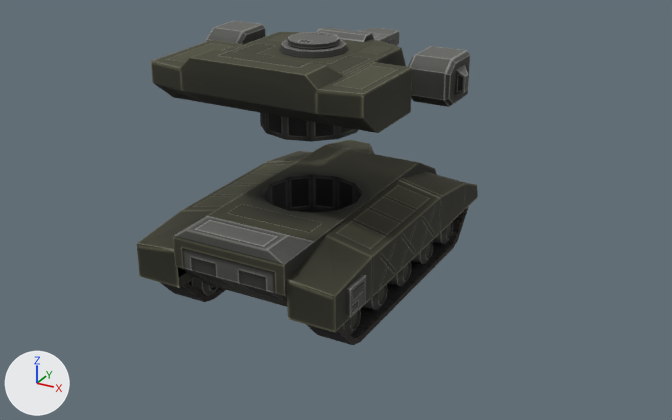
Renders of the FBX model Vehicles & NonMech/Bulldog/Bulldog_ex.FBX from each side of a commit.
Before and after are seen from a 50 mm camera at (1.369, -2.381, 1.427) aimed at (0.071, -0.02, 0.246). Arrows for +X, +Y and +Z are at lower left; the lights stay in place. Where no turn or scale is listed for an object, it has been applied to the vertices.

The first picture shows 'body', 'launcher_03', 'launcher_2', 'mantlet_1', 'trackl', 'trackr', 'turret', 'wheel13', 'wheel2', 'wheel3', 'wheel4', 'wheel5', 'wheel6'.
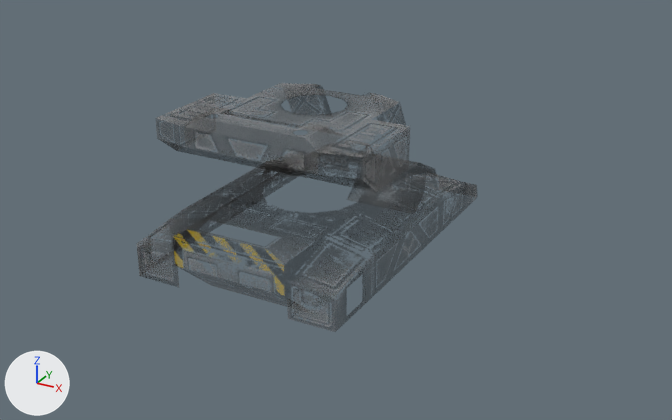
The change, as JSON lines over the scene's bpy script:
```json
{"op": "add", "block": "img_bulldog_1_mil_dds", "code": ["img_bulldog_1_mil_dds = load_image('Bulldog_1_MIL.dds', 'Bulldog_1_MIL.dds', 1024, 1024, 'sRGB')"]}
{"op": "add", "block": "img_bulldog_normals_dds", "code": ["img_bulldog_normals_dds = load_image('Bulldog_Normals.dds', 'Bulldog_Normals.dds', 1024, 1024, 'Non-Color')"]}
{"block": "mat_material__1", "where": "n2 = _N.new('ShaderNodeTexImage'); n2.name = 'Image Texture'"}
{"op": "set", "path": "n2.image", "old": "img_bulldog_png", "new": "img_bulldog_1_mil_dds"}
{"op": "add", "block": "mat_material__1", "code": "n3 = _N.new('ShaderNodeTexImage'); n3.name = 'Image Texture.002'"}
{"op": "add", "block": "mat_material__1", "code": "n3.image = img_bulldog_normals_dds"}
{"op": "add", "block": "mat_material__1", "code": "n4 = _N.new('ShaderNodeNormalMap'); n4.name = 'Normal Map'"}
{"op": "add", "block": "mat_material__1", "code": "n4.inputs[0].default_value = 0.3  # 'Strength'"}
{"block": "mat_material__1", "where": "n0 = _N.new('ShaderNodeBsdfPrincipled'); n0.name = 'Principled BSDF'"}
{"op": "add", "block": "mat_material__1", "code": "_L.new(n3.outputs[0], n4.inputs[1])  # 'Color' to 'Color'"}
{"op": "add", "block": "mat_material__1", "code": "_L.new(n4.outputs[0], n0.inputs[5])  # 'Normal' to 'Normal'"}
{"op": "set", "path": "ob_mantlet_1.location", "old": "(0.0, 0.33, 0.693)", "new": "(0.0, 0.251, 0.523)"}
{"op": "set", "path": "ob_turret.location", "old": "(0.0, 0.022, 0.676)", "new": "(0.0, 0.022, 0.507)"}
{"op": "set", "path": "ob_trackl.location", "old": "(0.252, 0.014, 0.096)", "new": "(0.508, 0.014, 0.096)"}
{"op": "set", "path": "ob_wheel5.location", "old": "(0.246, -0.148, 0.065)", "new": "(0.716, -0.148, 0.065)"}
{"op": "set", "path": "ob_wheel6.location", "old": "(0.246, -0.325, 0.07)", "new": "(0.888, -0.325, 0.07)"}
{"op": "set", "path": "ob_wheel4.location", "old": "(0.246, 0.025, 0.065)", "new": "(0.888, 0.025, 0.065)"}
{"op": "set", "path": "ob_launcher_2.location", "old": "(-0.372, 0.072, 0.693)", "new": "(-0.341, 0.064, 0.524)"}
{"op": "set", "path": "ob_wheel3.location", "old": "(0.246, 0.201, 0.065)", "new": "(0.716, 0.201, 0.065)"}
{"op": "set", "path": "ob_wheel14.location", "old": "(-0.245, -0.427, 0.147)", "new": "(-0.655, -0.427, 0.147)"}
{"op": "set", "path": "ob_wheel13.location", "old": "(-0.245, -0.325, 0.07)", "new": "(-0.868, -0.325, 0.07)"}
{"op": "set", "path": "ob_wheel2.location", "old": "(0.246, 0.376, 0.065)", "new": "(0.888, 0.376, 0.065)"}
{"op": "set", "path": "ob_launcher_03.location", "old": "(0.38, 0.064, 0.693)", "new": "(0.336, 0.06, 0.524)"}
{"op": "set", "path": "ob_trackr.location", "old": "(-0.266, 0.014, 0.096)", "new": "(-0.475, 0.014, 0.096)"}
```

Pixel boxes (x1, y1, x2, y2) of what changed, in the pictures (672 x 420 px):
```json
{"object": "body", "change": "surface changed", "before": [137, 140, 478, 332], "after": [137, 140, 478, 332], "on screen": "black to grey"}
{"object": "turret", "change": "surface changed, moved", "before": [151, 27, 412, 142], "after": [156, 83, 410, 192]}
{"object": "launcher_03", "change": "surface changed, moved", "before": [408, 46, 470, 107], "on screen": "not visible afterwards"}
{"object": "trackl", "change": "surface changed, moved", "before": [306, 207, 468, 345], "on screen": "not visible afterwards"}
{"object": "launcher_2", "change": "surface changed, moved", "before": [206, 20, 266, 44], "on screen": "not visible afterwards"}
{"object": "trackr", "change": "surface changed, moved", "before": [160, 282, 226, 302], "on screen": "not visible afterwards"}
{"object": "mantlet_1", "change": "surface changed, moved", "before": [359, 28, 400, 46], "on screen": "not visible afterwards"}
{"object": "wheel5", "change": "surface changed, moved", "before": [363, 284, 388, 310], "on screen": "not visible afterwards"}
{"object": "wheel13", "change": "surface changed, moved", "before": [187, 277, 218, 296], "on screen": "not visible afterwards"}
{"object": "wheel4", "change": "surface changed, moved", "before": [388, 261, 411, 286], "on screen": "not visible afterwards"}
{"object": "wheel3", "change": "surface changed, moved", "before": [411, 240, 433, 264], "on screen": "not visible afterwards"}
{"object": "wheel6", "change": "surface changed, moved", "before": [341, 309, 361, 335], "on screen": "not visible afterwards"}
{"object": "wheel2", "change": "surface changed, moved", "before": [433, 221, 453, 244], "on screen": "not visible afterwards"}
```
